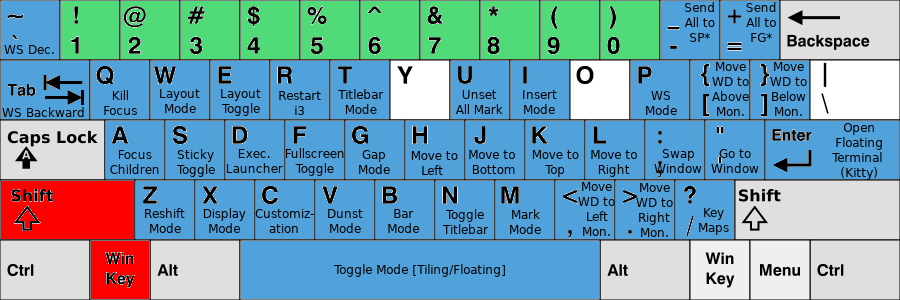
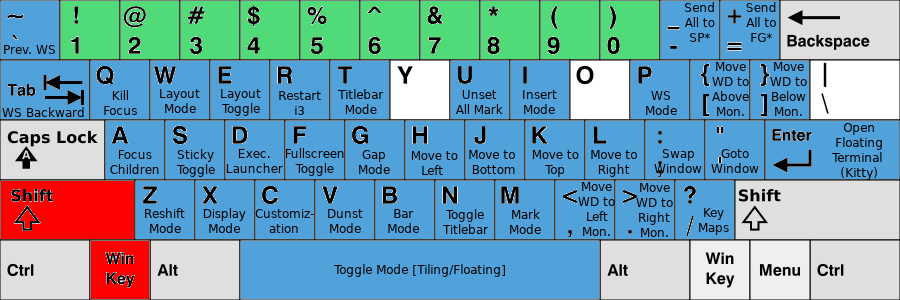
Layers edited between the first and the second (900, 300) image:
renamed "WS Dec." to "Prev. WS", painted on it over <box>4,45,55,54</box>
renamed "Go to ..." to "Goto ...", painted on it over <box>719,149,751,158</box>
